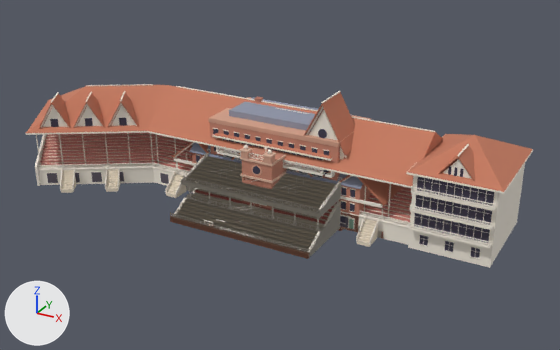
One commit to the glTF model assets/models/architecture/chester_stands_kit.glb: the scene before it, then after it.
Camera for both pictures: a camera (50 mm lens) standing at (73.2, -129.3, 73.0) and looking at (-0.3, 4.4, 6.2). The lights are fixed; the arrows at lower left show +X, +Y and +Z. The picture after the commit comes second.

In view in the first picture: 'chester_brick_block', 'chester_city_block', 'chester_county_stand', 'chester_tattersalls', 'chester_terrace_row', 'chester_wt_stand_lantern', 'chester_wt_tower' and 1 more.
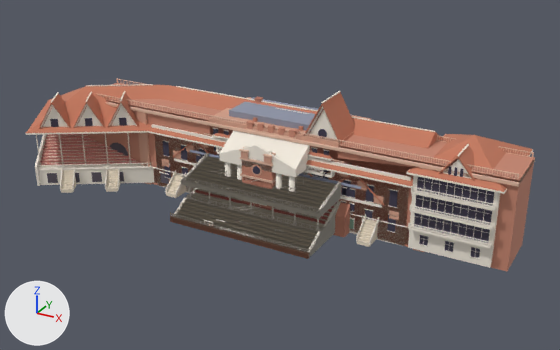
The change in detail:
Mesh me_chester_agricola_tower is new.
It has 432 vertices, 616 faces and spans x -5.8..5.8, y -0.3..11.3, z -1.0..18.8.
Faces by material slot: [268, 312, 12, 24].
It uses material mat_ch_stone (brown #c58670).
It uses material mat_ch_stone_dark (brown #b97b66).
It uses material mat_ch_coping (beige #e2bba5).
It uses material mat_ch_shade (dark grey #5d5660).
Mesh me_chester_castle_range is new.
It has 574 vertices, 914 faces and spans x -30.3..30.3, y -6.0..16.3, z -1.0..16.6.
Faces by material slot: [32, 192, 690].
It uses material mat_ch_render (white #f4ecdf).
It uses material mat_ch_glass (greyish purple #3f3a4d).
It uses material mat_ch_trim (white #f7efe2).
Mesh me_chester_grosvenor_bridge is new.
It has 4116 vertices, 6144 faces and spans x -50.0..50.0, y -0.6..12.6, z -1.0..18.6.
Faces by material slot: [88, 432, 232, 5380, 12].
It uses material mat_ch_stone (brown #c58670).
It uses material mat_ch_stone_lit (beige #d3a089).
It uses material mat_ch_shade (dark grey #5d5660).
It uses material mat_ch_coping (beige #e2bba5).
It uses material mat_ch_concrete (pale yellow #e6d9c4).
Mesh me_chester_viaduct_span is new.
It has 406 vertices, 624 faces and spans x -18.1..18.1, y -2.4..11.4, z -1.0..14.3.
Faces by material slot: [120, 372, 48, 24, 12, 48].
It uses material mat_ch_stone (brown #c58670).
It uses material mat_ch_stone_lit (beige #d3a089).
It uses material mat_ch_stone_dark (brown #b97b66).
It uses material mat_ch_coping (beige #e2bba5).
It uses material mat_ch_paving (pale yellow #d8cdbb).
It uses material mat_ch_iron (greyish blue #5b6273).
Object 'chester_agricola_tower' (ob_chester_agricola_tower) is new; it shows me_chester_agricola_tower.
Its location is (0.0, 0.0, 0.0).
Object 'chester_castle_range' (ob_chester_castle_range) is new; it shows me_chester_castle_range.
Its location is (0.0, 0.0, 0.0).
Object 'chester_grosvenor_bridge' (ob_chester_grosvenor_bridge) is new; it shows me_chester_grosvenor_bridge.
Its location is (0.0, 0.0, 0.0).
Object 'chester_viaduct_span' (ob_chester_viaduct_span) is new; it shows me_chester_viaduct_span.
Its location is (0.0, 0.0, 0.0).

What differs and where, as boxes (x1, y1, x2, y2) in the pictures (560 x 350 px):
'chester_grosvenor_bridge', added
    after: (88, 78, 535, 271)
    faces in mat_ch_stone (brown #c58670): (88, 83, 535, 271)
    faces in mat_ch_coping (beige #e2bba5): (98, 78, 535, 187)
    faces in mat_ch_stone_lit (beige #d3a089): (109, 101, 535, 253)
    faces in mat_ch_shade (dark grey #5d5660): (110, 143, 128, 156)
'chester_castle_range', added
    after: (151, 124, 411, 246)
    faces in mat_ch_render (white #f4ecdf): (155, 131, 408, 246)
    faces in mat_ch_trim (white #f7efe2): (151, 124, 411, 233)
    faces in mat_ch_glass (greyish purple #3f3a4d): (163, 141, 398, 232)
'chester_viaduct_span', added (mostly hidden)
    after: (204, 133, 350, 237)
    faces in mat_ch_stone_dark (brown #b97b66): (333, 202, 350, 237)
'chester_agricola_tower', added
    after: (246, 117, 303, 139)
    faces in mat_ch_stone (brown #c58670): (247, 117, 303, 137)
'chester_terrace_row', unchanged, covered by the edit
    before: (190, 143, 372, 232)
    after: (190, 150, 361, 229)
'chester_brick_block', unchanged, covered by the edit
    before: (213, 97, 335, 179)
    after: (213, 97, 335, 178)
'chester_tattersalls', unchanged, covered by the edit
    before: (172, 142, 401, 239)
    after: (172, 142, 385, 238)
